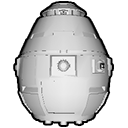
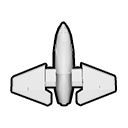
Layered file, before and after one edit (128px x 128px). Changes by layer:
hid "Overlord" over <box>15,3,112,125</box>
showed "Mark VII", painted on it over <box>12,23,115,105</box>
